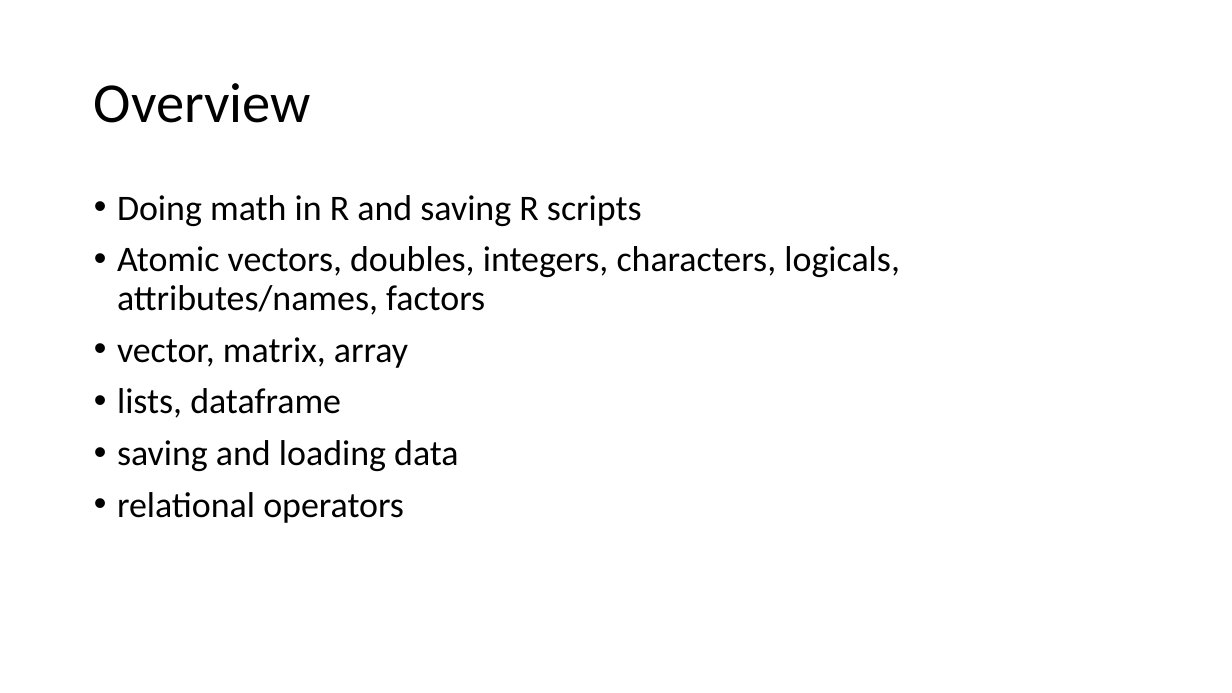
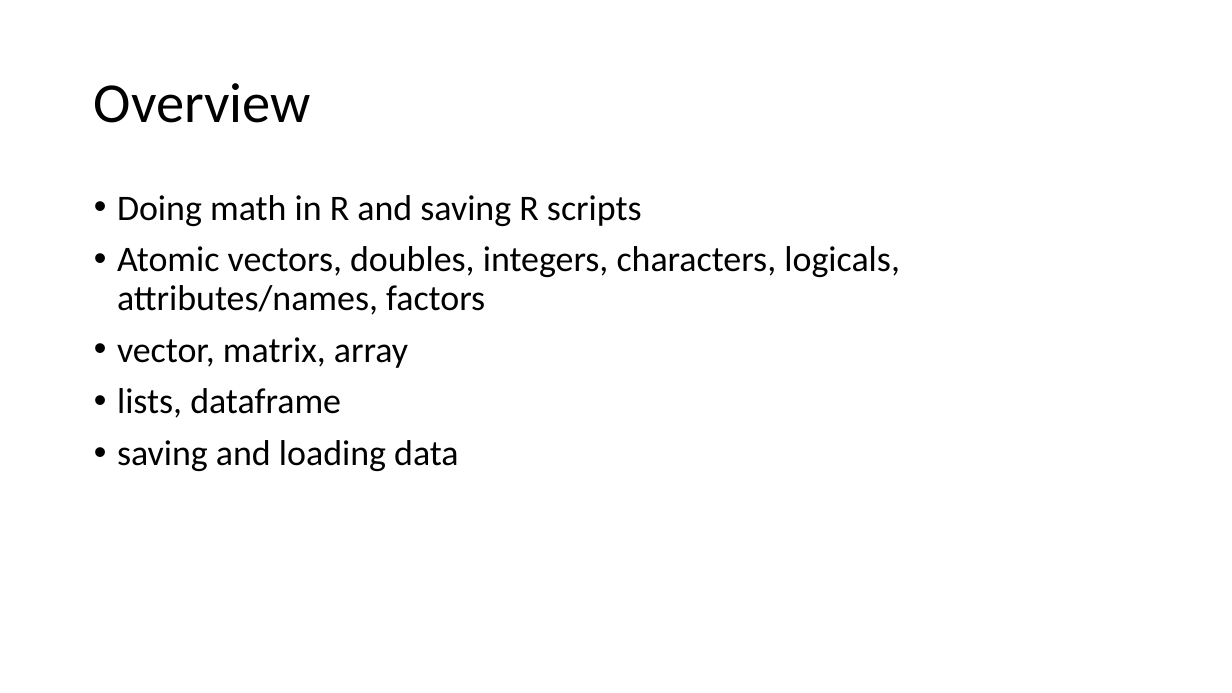
Before and after one commit to ajrtallman/StatisticsinLinguistics_FSU_2023_2024, a slide deck: slide 2 of 02_slides/Slides Statistics for Linguists 2023-10-25.odp. Drawn at 1232x693 pixels with LibreOffice and Linux fonts; fonts in the diff are those of the drawing. Boxes give left, top, right and bottom in pixels: in the first picture for what was removed or moved away, otherwise in the second. Text is boxed around its words. In the diff, an @@ line names an element or a change of style, - is before the commit and + after.

```diff
--- a/02_slides/Slides Statistics for Linguists 2023-10-25.odp
+++ b/02_slides/Slides Statistics for Linguists 2023-10-25.odp
@@ text at (x1=117, y1=492, x2=404, y2=523): paragraph removed @@
-• relational operators
```
Also in this commit, not shown: 1 other slide changed, 4 slides added, 7 other files.
